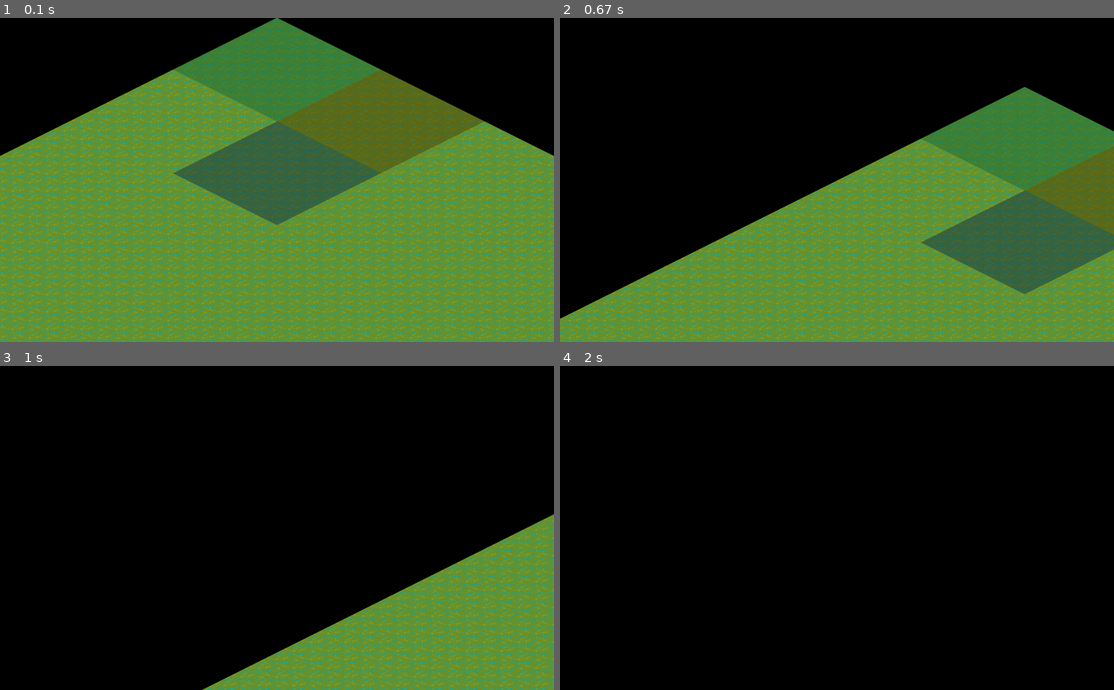
Above: before the commit, frames 1-4 (two rows, left to right).
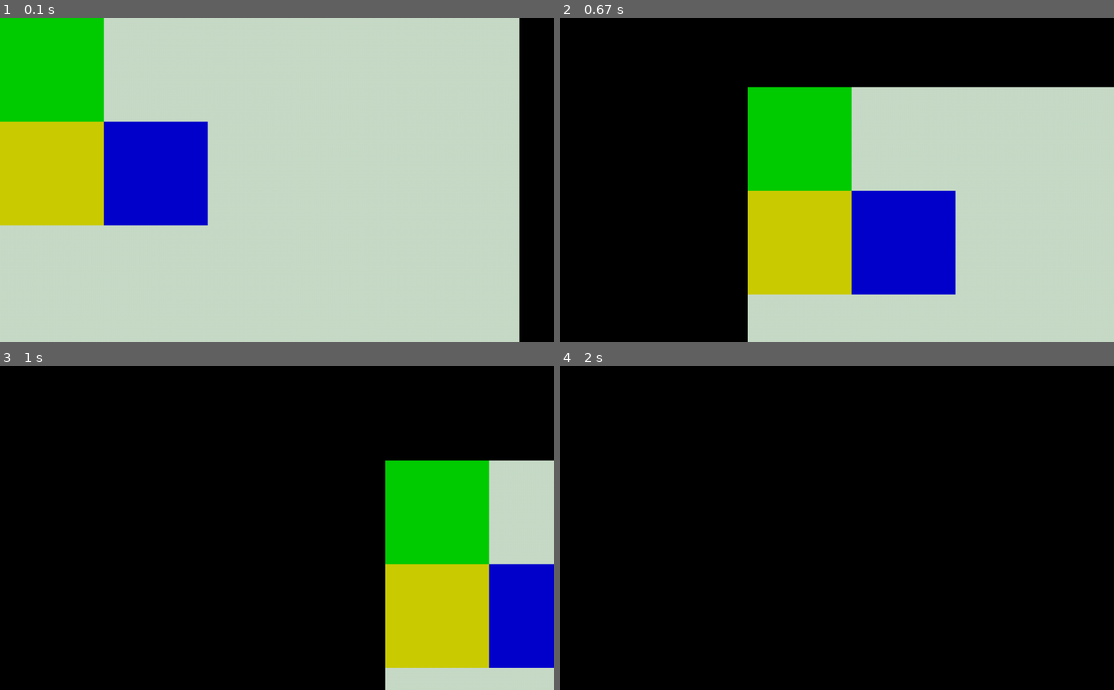
Above: after the commit, the same moments.

Repository: lugkhast/BaliwanPH
Game: pygame game, started from baliwan.py
Same seed, same stepped clock (60 frames per second), same inputs: the game is played once before the commit and once after it. The source is Python 2; it was converted automatically to run under Python 3.
Inputs (mouse positions are in pixels of both pictures, inside the frame that each line leads up to):
- Up to frame 1 (0.1 s): no input
- Up to frame 2 (0.67 s): press the mouse at (704, 183) at 0.37 s; move the mouse to (798, 215) at 0.47 s; release the mouse at (892, 251) at 0.6 s
- Up to frame 3 (1 s): press the mouse at (144, 531) at 0.7 s; move the mouse to (243, 544) at 0.8 s; release the mouse at (343, 557) at 0.93 s
- Up to frame 4 (2 s): press the mouse at (704, 531) at 1.03 s; move the mouse to (759, 570) at 1.13 s; release the mouse at (809, 612) at 1.27 s; press the mouse at (704, 531) at 1.37 s; move the mouse to (842, 553) at 1.47 s; release the mouse at (981, 579) at 1.6 s

The runs differ from the first frame. In frame 1, 98% of the frame differs, in the area x 0-100%, y 0-100%; in frame 2, 59%; in frame 3, 26%; in frame 4, nothing differs.

Commit message:
Change rendering to flat 2D

Diff:
--- a/renderers/pygame/renderer.py
+++ b/renderers/pygame/renderer.py
@@ -10,12 +10,11 @@
 
 TOP_OFFSET = 32
 DOODAD_OFFSET_Y = -32
-TILE_SIZE = 64
+TILE_SIZE = 32
 
 class PygameRenderer(object):
     def __init__(self, city):
         self.city = city
-        spritesheet = Spritesheet('assets/terrain_0.png')
 
         self.textures = textures = TextureStorage()
         self._terrain = None
@@ -27,21 +26,9 @@
             ZoneType.INDUSTRIAL: textures.ZONE_TILE_INDUSTRIAL
         }
 
-    def _get_tile_px_offset(self, x, y, surface_width):
-        # The topmost (top-left) tile is centered by default
-        initial_pos_x = surface_width / 2
-
-        # The px calculation is done by first getting the values for the
-        # corresponding tile in the first column, then from there we get the
-        # offset to the tile we're actually calculating for.
-
-        # Position values for the first column
-        base_pos_x = initial_pos_x - (32 * (x + 1))
-        base_pos_y = 16 * x
-
-        # Additional offset for the tile we're actually calculating for
-        pos_x = base_pos_x + (32 * y)
-        pos_y = base_pos_y + (16 * y)
+    def _get_tile_px_offset(self, x, y, city_surface_width):
+        pos_x = x * TILE_SIZE
+        pos_y = y * TILE_SIZE
 
         return (pos_x, pos_y)
 
@@ -93,31 +80,25 @@
         (width, height) = surface.get_size()
         (grid_width, grid_height) = city.dimensions.as_tuple()
 
-        initial_pos_x = width / 2
+        initial_pos_x = 0
 
         surface.fill(pygame.Color(0, 0, 0))
 
         # Render the landscape layer
         terrain = self.get_terrain()
         # Align the terrain texture with the rest of the world, with offset
-        landscape_offset_x = terrain.get_width() / 2 - surface.get_width() / 2
+        landscape_offset_x = 0
         landscape_offset = (offset[0] - landscape_offset_x, offset[1])
         # Blit with the calculated offset
         surface.blit(terrain, landscape_offset)
 
         for x in range(0, grid_width):
-            pos_x = initial_pos_x - (32 * (x + 1)) + offset[0]
-            pos_y = 16 * x + offset[1]
+            pos_x = (x * 32) + offset[0]
             for y in range(0, grid_height):
+                pos_y = (y * 32) + offset[1]
+
                 # Render the zone layer
                 image = self._get_representation(city.get_tile_at(x, y))
                 surface.blit(image, (pos_x, pos_y))
 
-                # Render the doodad layer
-                # TODO: Implement actual doodads
-
-                # Increment positions
-                pos_x += 32
-                pos_y += 16
-
         return surface
--- a/renderers/pygame/utils/textures.py
+++ b/renderers/pygame/utils/textures.py
@@ -1,17 +1,25 @@
+
+from pygame import Surface
 
 from .spritesheet import SizedSpritesheet
 
 class TextureStorage(object):
+    def create_easy_texture(self, color):
+        surface = Surface((32, 32))
+        surface.fill(color)
+
     def __init__(self):
-        spritesheet = SizedSpritesheet('assets/terrain_0.png', (64, 64))
+        spritesheet = SizedSpritesheet('assets/flatass.png', (32, 32))
 
-        self.BLANK = spritesheet.image_at(0, 0)
-        self.LANDSCAPE_PLAINS = spritesheet.image_at(1, 0)
+        self.BLANK = spritesheet.image_at(2, 0)
+        self.LANDSCAPE_PLAINS = spritesheet.image_at(2, 0)
 
         self.DOODAD_GRASS_THICK = spritesheet.image_at(4, 11)
         self.DOODAD_BUSH_SMALL = spritesheet.image_at(6, 12)
         self.DOODAD_BUSH_LARGE = spritesheet.image_at(7, 12)
 
-        self.ZONE_TILE_RESIDENTIAL = spritesheet.image_at(0, 15)
-        self.ZONE_TILE_COMMERCIAL = spritesheet.image_at(1, 15)
-        self.ZONE_TILE_INDUSTRIAL = spritesheet.image_at(2, 15)
+        self.ZONE_TILE_RESIDENTIAL = spritesheet.image_at(5, 1)
+        self.ZONE_TILE_COMMERCIAL = spritesheet.image_at(6, 1)
+        self.ZONE_TILE_INDUSTRIAL = spritesheet.image_at(7, 1)
+
+        self.FLAT_GRASS = spritesheet.image_at(1, 0)
Binary file added: assets/flatass.png
